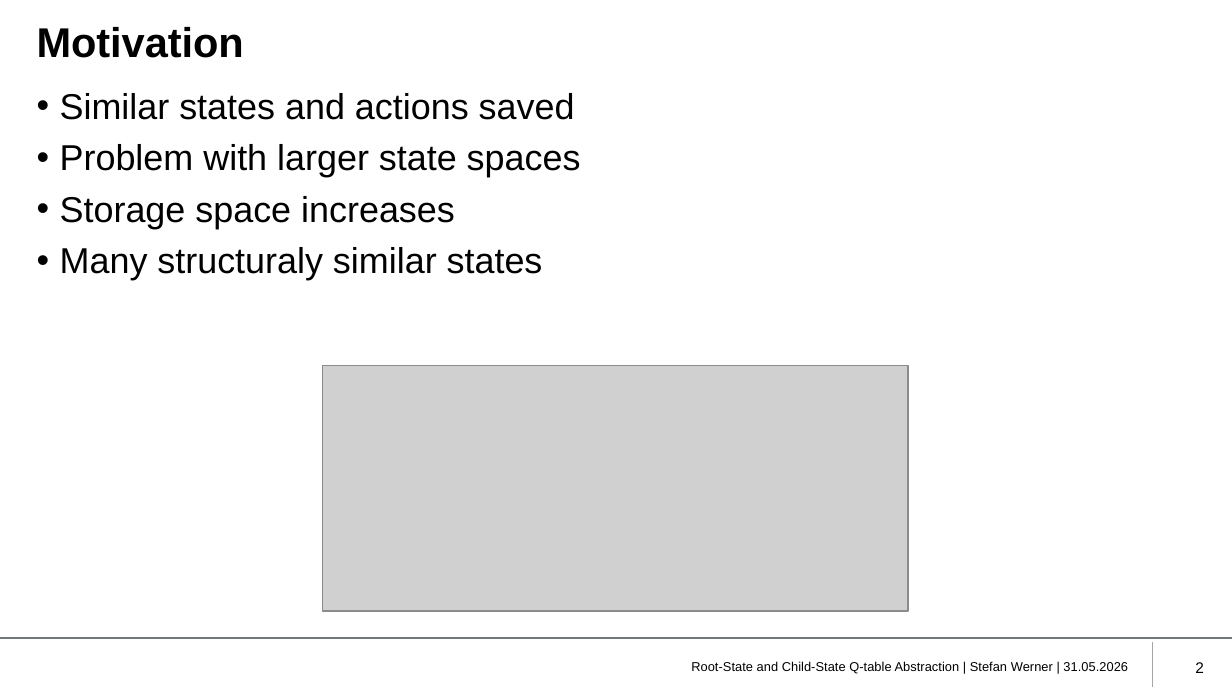
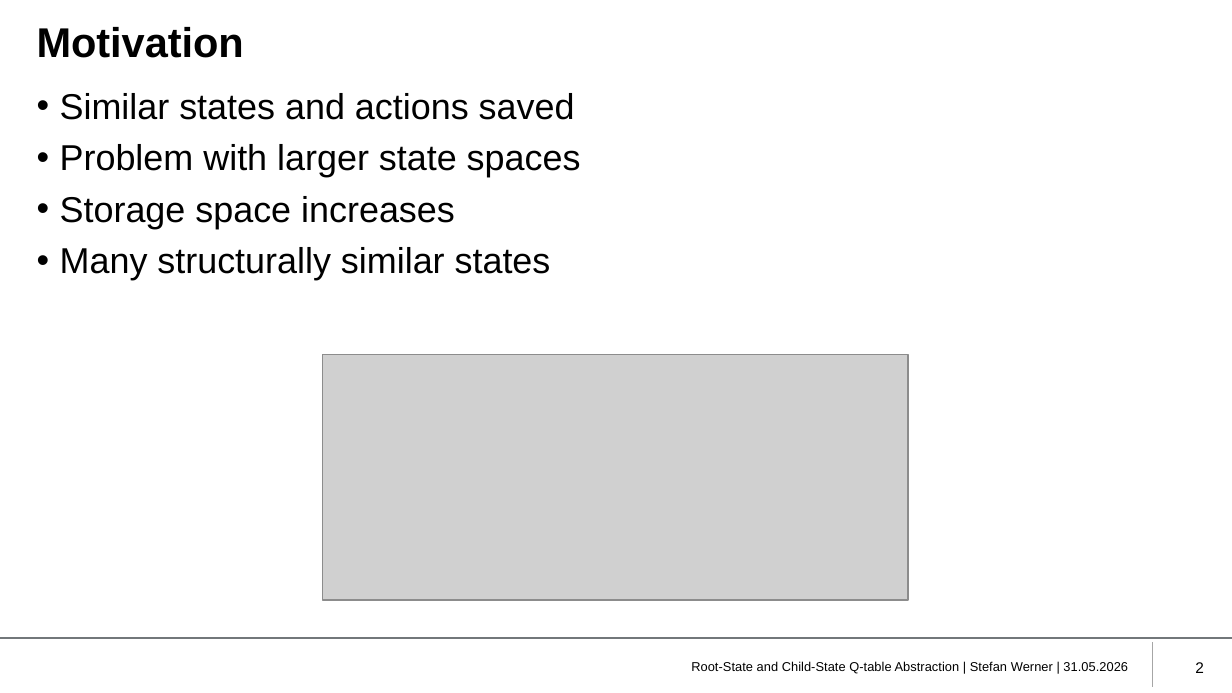
Before and after one commit to RxndyOG/BachelorsThesisStateAbstractionStefanWerner, a slide deck: slide 2 of Thesis/Development of a root-state and child-state abstraction algorithm.pptx. Drawn at 1232x693 pixels with LibreOffice and Linux fonts; fonts in the diff are those of the drawing; grey boxes stand for pictures; background and template pictures are left out. Boxes give left, top, right and bottom in pixels: in the first picture for what was removed or moved away, otherwise in the second. Text is boxed around its words. In the diff, an @@ line names an element or a change of style, - is before the commit and + after.

```diff
--- a/Thesis/Development of a root-state and child-state abstraction algorithm.pptx
+++ b/Thesis/Development of a root-state and child-state abstraction algorithm.pptx
@@ text at (x1=60, y1=247, x2=551, y2=280): text changed @@
-• Many structuraly similar states
+• Many structurally similar states
@@ picture moved from (x1=323, y1=366, x2=908, y2=611) to (x1=323, y1=355, x2=908, y2=600) @@
```
Also in this commit, not shown: 7 other slides changed, 1 slide added, 6 other files.
